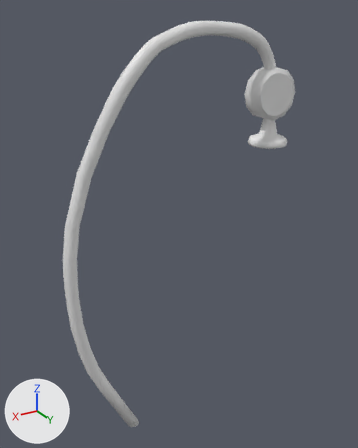
Before and after pictures for a commit that changed the FBX model Assets/Models/Wr_Shower_001.fbx.
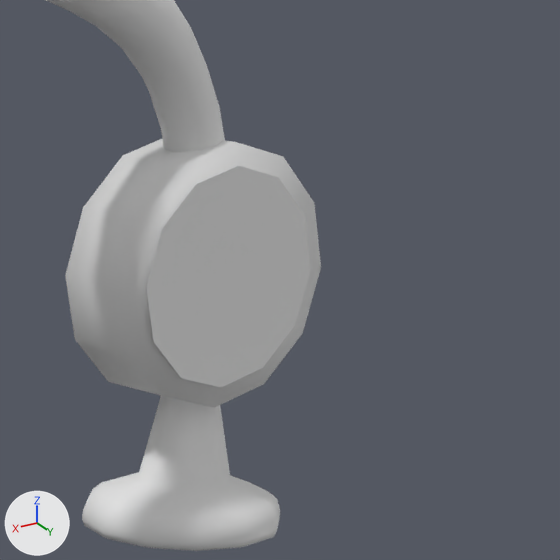
Each version is shown whole from a 50 mm camera at (0.596, 1.349, 1.466) aimed at (-0.231, -0.029, 0.778), then close up on the part from 65% to 96% of the width and 9% to 34% of the height. Every picture has the same lights, and +X, +Y and +Z are marked at lower left. Materials are left out; every surface is plain grey. Where no turn or scale is listed for an object, it has been applied to the vertices.

Script lines for the objects in view, before the commit:
```python
me_cylinder_004 = bpy.data.meshes.new('Cylinder.004')
me_cylinder_004.from_pydata(...)  # 612 vertices, 580 faces; spans x -0.669..0.206, y -0.071..0.071, z 0.0..1.44
# faces by material slot: [1, 579]
me_cylinder_004.materials.append(mat_shower_png)
me_cylinder_004.materials.append(mat_material)
ob_shower = bpy.data.objects.new('shower', me_cylinder_004)
ob_shower.location = (0.0, 0.0, 0.0)
```
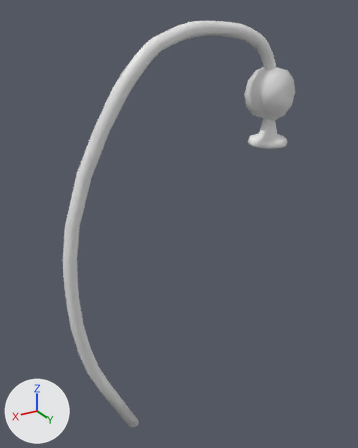
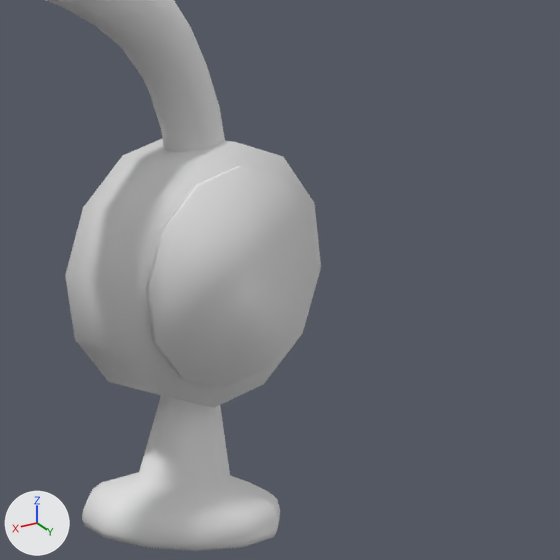
Commit message: shower edit

What differs and where, as boxes [x1, y1, x2, y2] in the close-ups (560 x 560 px):
'shower.002', added
    after: [146, 166, 315, 388]
part 1 of me_cylinder_004, deleted
    before: [146, 166, 311, 387]

What the commit changed:
me_cylinder_004 has 612 vertices, 580 faces and spans x -0.669..0.206, y -0.071..0.071, z 0.0..1.44.
me_cylinder_004 is used by ob_shower; location (0.0, 0.0, 0.0).
me_cylinder_004 part 1: the loose piece of 12 vertices spanning x -0.654..-0.509, y 0.037, z 1.13..1.277 is deleted.
Mesh me_cylinder_018 is new.
It has 36 vertices, 15 faces and spans x -0.6545..-0.5089, y -0.0355..0.0406, z 1.13..1.2771.
Object 'shower.002' (ob_shower_002) is new; it shows me_cylinder_018.
Its location is (0.0, 0.0, 0.0).
